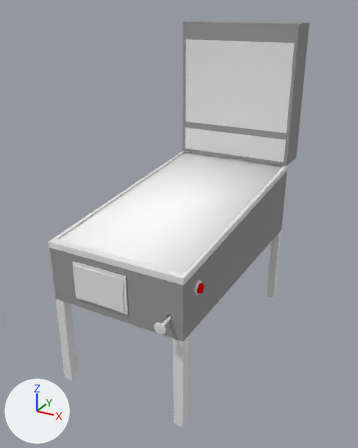
Before and after pictures for a commit that changed the Blender file src/resources/models/Machine.blend.
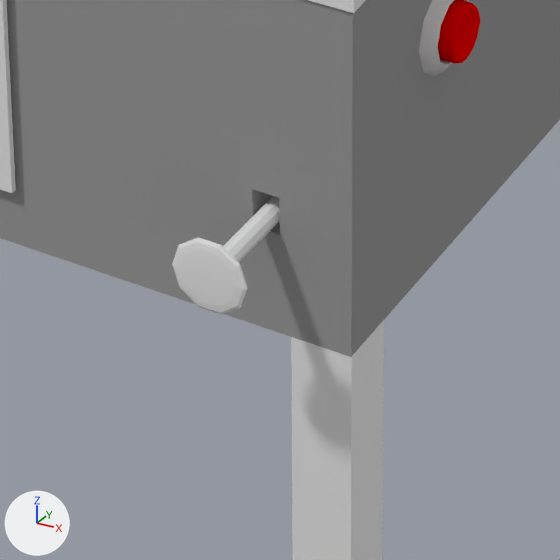
Each version is shown whole from a 50 mm camera at (73.6, -73.2, 113.1) aimed at (-1.4, 63.1, 45.0), then close up on the part from 35% to 61% of the width and 63% to 84% of the height. Arrows for +X, +Y and +Z are at lower left; the lights stay in place.

The first close-up shows 'BotonEste', 'Chapa', 'CubreBotonEste', 'Curve', 'Mesa', 'PataSE'.
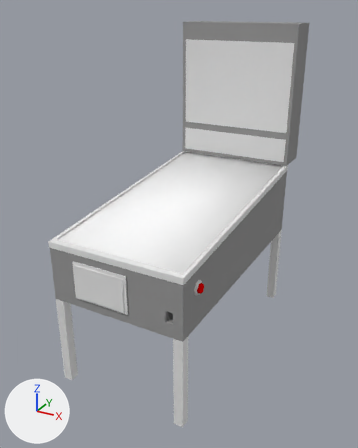
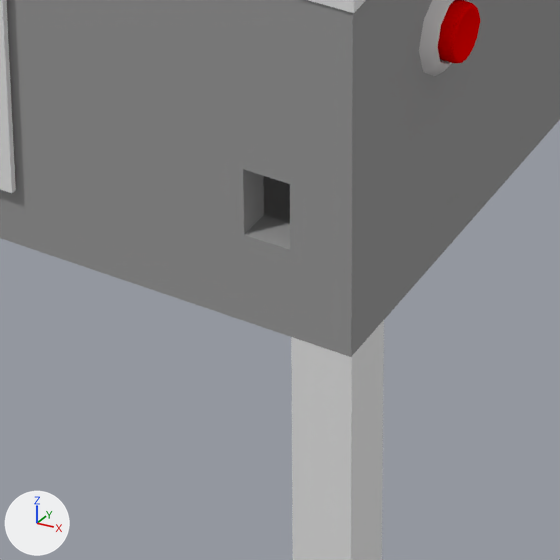
What changed in the scene script:
```text
Change me_plane_014:
    where me_plane_014.from_pydata(...)  # 24 vertices, 24 faces; spans x -1.0..1.0, y -1.0..1.0, z 0.0..0.85
    used by ob_mesa; location = (-0.51, 65.08, 30.66); rotation_euler = (0.0, 0.0, 3.142), in degrees (0, 0, 180); scale = (22.3, 41.8, 30.5)
    me_plane_014 part 1
    me_plane_014.vertices[16].co: (-0.84, 0.96, 0.23) -> (-0.86, 0.96, 0.26)
    me_plane_014.vertices[17].co: (-0.78, 0.96, 0.23) -> (-0.76, 0.96, 0.26)
    me_plane_014.vertices[18].co: (-0.84, 0.96, 0.17) -> (-0.86, 0.96, 0.15)
    me_plane_014.vertices[19].co: (-0.78, 0.96, 0.17) -> (-0.76, 0.96, 0.15)  # not seen -> pixel (263, 214)
    me_plane_014.vertices[20].co: (-0.78, 1.0, 0.17) -> (-0.76, 1.0, 0.15)  # not seen -> pixel (243, 234)
    me_plane_014.vertices[21].co: (-0.84, 1.0, 0.17) -> (-0.86, 1.0, 0.15)  # pixel (279, 235) -> pixel (290, 249)
    me_plane_014.vertices[22].co: (-0.78, 1.0, 0.23) -> (-0.76, 1.0, 0.26)  # pixel (252, 189) -> pixel (243, 169)
    me_plane_014.vertices[23].co: (-0.84, 1.0, 0.23) -> (-0.86, 1.0, 0.26)  # pixel (279, 197) -> pixel (289, 184)
Remove ob_curve:
    ob_curve = bpy.data.objects.new('Curve', me_mesh_001)
    ob_curve.location = (17.54, 19.05, 36.54)
    ob_curve.rotation_euler = (0.0, 0.0, 1.571)  # degrees (0, 0, 90)
    ob_curve.scale = (0.876, 1.02, 1.02)
```

Pixel boxes [x1, y1, x2, y2] of what changed, in the close-ups (560 x 560 px; the box of a moved part takes in the faces that stretch with it):
'Curve', deleted: before [172, 196, 280, 315]
part 1 of me_plane_014, moved or reshaped: [169, 167, 328, 349] in both
